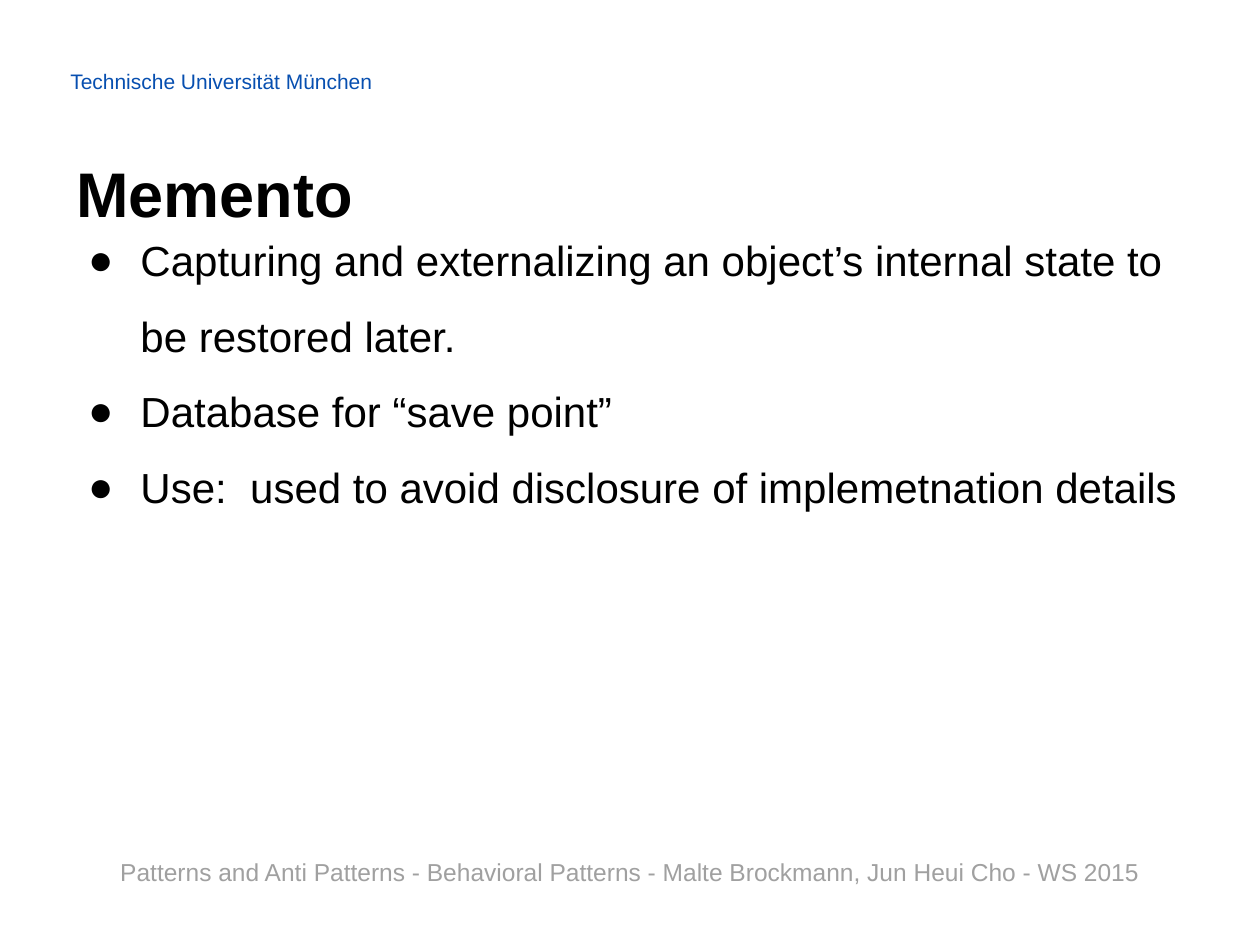
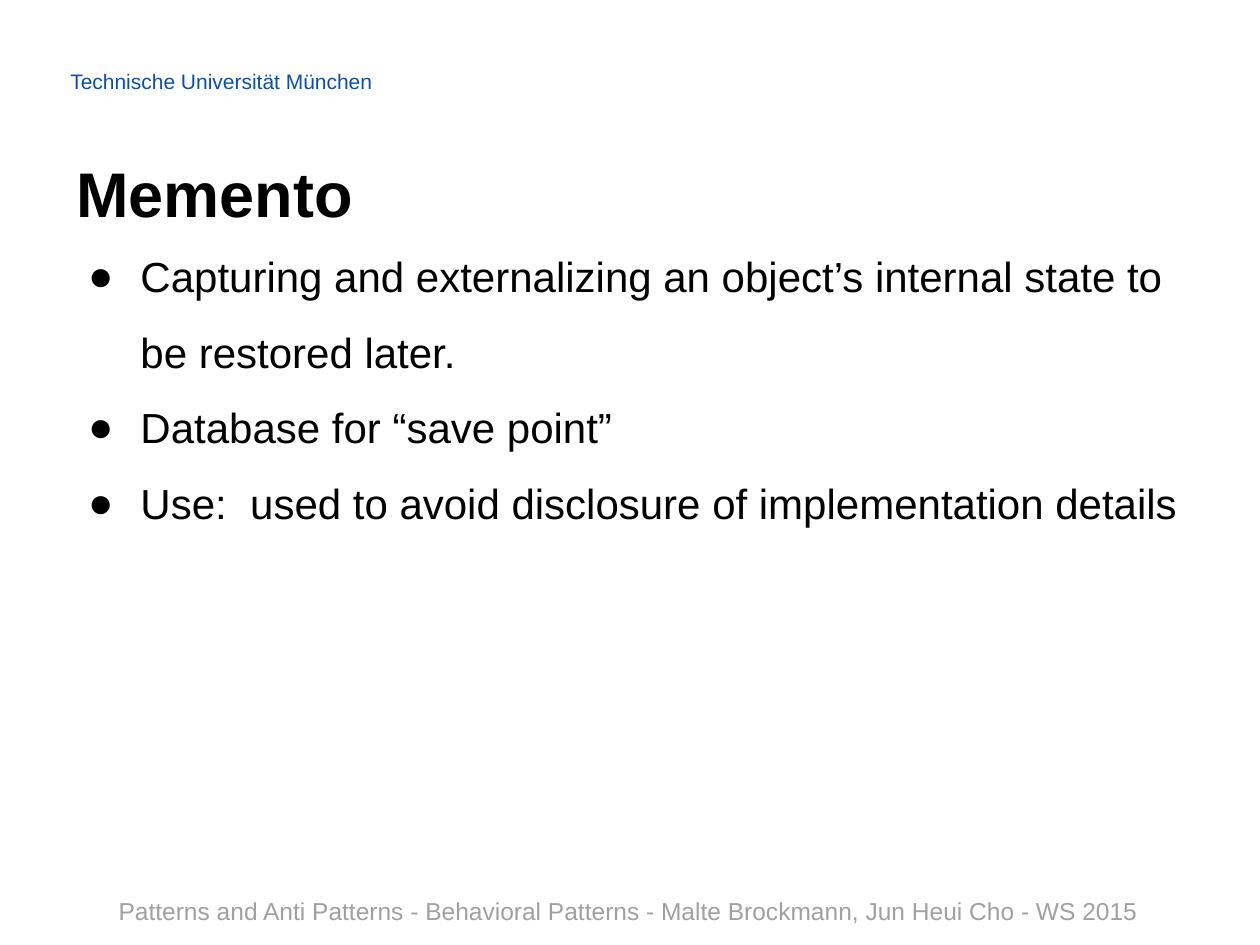
Before and after one commit to Painted6/Behavioral-design-patterns, a slide deck: slide 11 of Behavioral Patterns - JS Patterns and Anti Patterns.pptx. Drawn at 1260x945 pixels with LibreOffice and Linux fonts; fonts in the diff are those of the drawing; background and template pictures are left out. Boxes give left, top, right and bottom in pixels: in the first picture for what was removed or moved away, otherwise in the second. Text is boxed around its words. In the diff, an @@ line names an element or a change of style, - is before the commit and + after.

```diff
--- a/Behavioral Patterns - JS Patterns and Anti Patterns.pptx
+++ b/Behavioral Patterns - JS Patterns and Anti Patterns.pptx
@@ text "Capturing and externalizing an object’s ..." moved from (x1=140, y1=245, x2=1176, y2=511) to (x1=140, y1=261, x2=1176, y2=527) @@
@@ text at (x1=140, y1=488, x2=1176, y2=527): text changed @@
-● Use: used to avoid disclosure of implemetnation details
+● Use: used to avoid disclosure of implementation details
@@ text removed at (x1=120, y1=863, x2=1139, y2=884) @@
-Patterns and Anti Patterns - Behavioral Patterns - Malte Brockmann, Jun Heui Cho - WS 2015
@@ text added at (x1=119, y1=902, x2=1137, y2=923), 14 pt, text #A0A0A0 @@
+Patterns and Anti Patterns - Behavioral Patterns - Malte Brockmann, Jun Heui Cho - WS 2015
```
Also in this commit, not shown: 28 other slides changed, 2 slides added.
